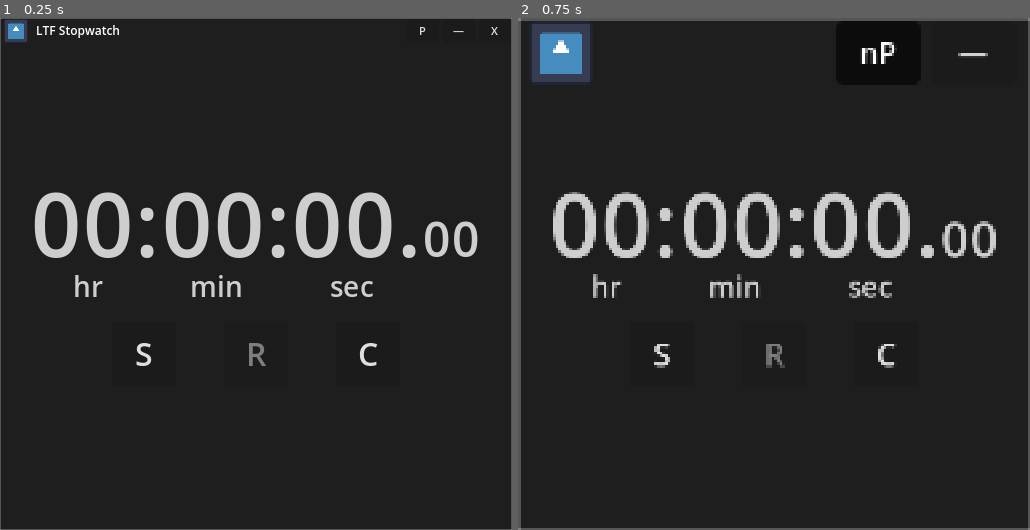
Above: before the commit, frames 1-2 (left to right).
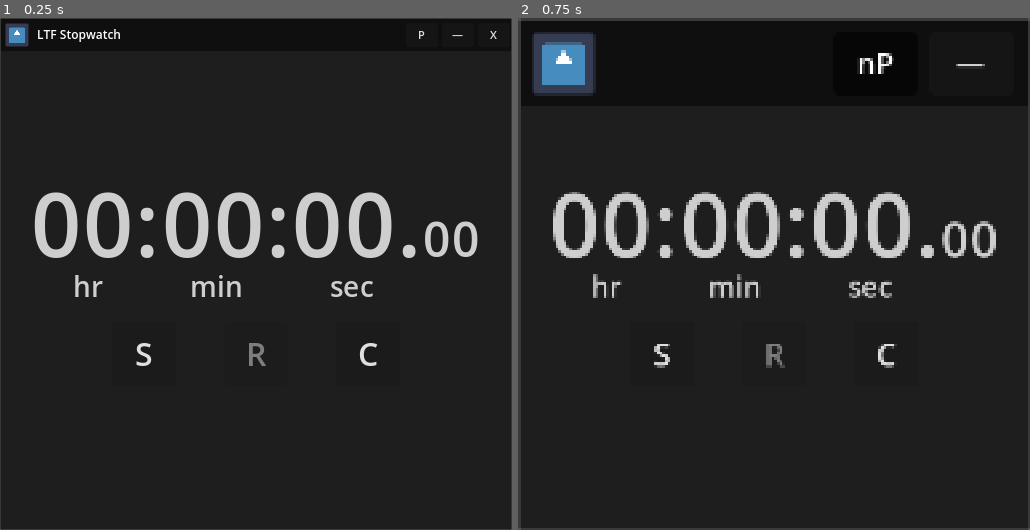
Above: after the commit, the same moments.

Repository: LiteFeather1/ltf-stopwatch
Game: Godot game, scene res://main.tscn
The game is run twice, just before and just after one commit, with the same random seed, the same clock (stepped at 60 frames per second) and the same inputs. The engine's default icon, where the game draws it, is replaced by a stand-in: a white triangle on a blue panel in a dark square.
Inputs:
- Up to frame 1 (0.25 s): no input
- Up to frame 2 (0.75 s): click "P" at 0.5 s

The runs differ from the first frame. In frame 1, 1.2% of the frame differs, in the area x 0-100%, y 0-100%; in frame 2, 3.5%.

Commit message:
Chrome now actually has a chrome

Diff:
--- a/main.tscn
+++ b/main.tscn
@@ -14,7 +14,7 @@
 script = ExtResource("1_fm7if")
 
 [node name="c_border" type="Control" parent="."]
-modulate = Color(1, 1, 1, 0.247059)
+modulate = Color(1, 1, 1, 0.121569)
 layout_mode = 1
 anchors_preset = 15
 anchor_right = 1.0
--- a/scenes/chrome.tscn
+++ b/scenes/chrome.tscn
@@ -3,44 +3,58 @@
 [ext_resource type="Script" path="res://scenes/chrome.gd" id="1_8lk40"]
 [ext_resource type="Texture2D" uid="uid://be575cxvyxn1y" path="res://icon.svg" id="2_041hg"]
 
-[node name="chrome" type="HBoxContainer" node_paths=PackedStringArray("b_close", "b_pin", "l_title")]
+[node name="chrome" type="ColorRect"]
 anchors_preset = 10
 anchor_right = 1.0
+offset_left = 1.0
 offset_top = 1.0
-offset_bottom = 25.0
+offset_right = -1.0
+offset_bottom = 33.0
 grow_horizontal = 2
+color = Color(0, 0, 0, 0.498039)
+
+[node name="hbc_chrome" type="HBoxContainer" parent="." node_paths=PackedStringArray("b_close", "b_pin", "l_title")]
+layout_mode = 1
+anchors_preset = 14
+anchor_top = 0.5
+anchor_right = 1.0
+anchor_bottom = 0.5
+offset_top = -12.0
+offset_bottom = 12.0
+grow_horizontal = 2
+grow_vertical = 2
 theme_override_constants/separation = 0
 script = ExtResource("1_8lk40")
 b_close = NodePath("hbc_buttons/b_close_window")
 b_pin = NodePath("hbc_buttons/b_pin")
 l_title = NodePath("hbc_title/l_title")
 
-[node name="VSeparator" type="VSeparator" parent="."]
+[node name="VSeparator" type="VSeparator" parent="hbc_chrome"]
 layout_mode = 2
 theme_override_constants/separation = 4
 
-[node name="hbc_title" type="HBoxContainer" parent="."]
+[node name="hbc_title" type="HBoxContainer" parent="hbc_chrome"]
 layout_mode = 2
 size_flags_horizontal = 3
 mouse_filter = 2
 theme_override_constants/separation = 8
 
-[node name="tr_icon" type="TextureRect" parent="hbc_title"]
+[node name="tr_icon" type="TextureRect" parent="hbc_chrome/hbc_title"]
 layout_mode = 2
 texture = ExtResource("2_041hg")
 expand_mode = 2
 stretch_mode = 4
 
-[node name="l_title" type="Label" parent="hbc_title"]
+[node name="l_title" type="Label" parent="hbc_chrome/hbc_title"]
 layout_mode = 2
 theme_override_font_sizes/font_size = 12
 text = "LTF Stopwatch"
 
-[node name="hbc_buttons" type="HBoxContainer" parent="."]
+[node name="hbc_buttons" type="HBoxContainer" parent="hbc_chrome"]
 layout_mode = 2
 theme_override_constants/separation = 0
 
-[node name="b_pin" type="Button" parent="hbc_buttons"]
+[node name="b_pin" type="Button" parent="hbc_chrome/hbc_buttons"]
 custom_minimum_size = Vector2(32, 0)
 layout_mode = 2
 focus_mode = 0
@@ -48,33 +62,33 @@
 toggle_mode = true
 text = "P"
 
-[node name="VSeparator" type="VSeparator" parent="hbc_buttons"]
+[node name="VSeparator" type="VSeparator" parent="hbc_chrome/hbc_buttons"]
 layout_mode = 2
 theme_override_constants/separation = 4
 
-[node name="b_minimise_window" type="Button" parent="hbc_buttons"]
+[node name="b_minimise_window" type="Button" parent="hbc_chrome/hbc_buttons"]
 custom_minimum_size = Vector2(32, 0)
 layout_mode = 2
 focus_mode = 0
 theme_override_font_sizes/font_size = 11
 text = "—"
 
-[node name="VSeparator2" type="VSeparator" parent="hbc_buttons"]
+[node name="VSeparator2" type="VSeparator" parent="hbc_chrome/hbc_buttons"]
 layout_mode = 2
 theme_override_constants/separation = 4
 
-[node name="b_close_window" type="Button" parent="hbc_buttons"]
+[node name="b_close_window" type="Button" parent="hbc_chrome/hbc_buttons"]
 custom_minimum_size = Vector2(32, 0)
 layout_mode = 2
 focus_mode = 0
 theme_override_font_sizes/font_size = 11
 text = "X"
 
-[node name="VSeparator3" type="VSeparator" parent="hbc_buttons"]
+[node name="VSeparator3" type="VSeparator" parent="hbc_chrome/hbc_buttons"]
 layout_mode = 2
 theme_override_constants/separation = 1
 
-[connection signal="gui_input" from="." to="." method="_on_chrome_gui_input"]
-[connection signal="toggled" from="hbc_buttons/b_pin" to="." method="_toggle_always_on_top"]
-[connection signal="pressed" from="hbc_buttons/b_minimise_window" to="." method="_minimise_window"]
-[connection signal="pressed" from="hbc_buttons/b_close_window" to="." method="_close_window"]
+[connection signal="gui_input" from="hbc_chrome" to="hbc_chrome" method="_on_chrome_gui_input"]
+[connection signal="toggled" from="hbc_chrome/hbc_buttons/b_pin" to="hbc_chrome" method="_toggle_always_on_top"]
+[connection signal="pressed" from="hbc_chrome/hbc_buttons/b_minimise_window" to="hbc_chrome" method="_minimise_window"]
+[connection signal="pressed" from="hbc_chrome/hbc_buttons/b_close_window" to="hbc_chrome" method="_close_window"]
